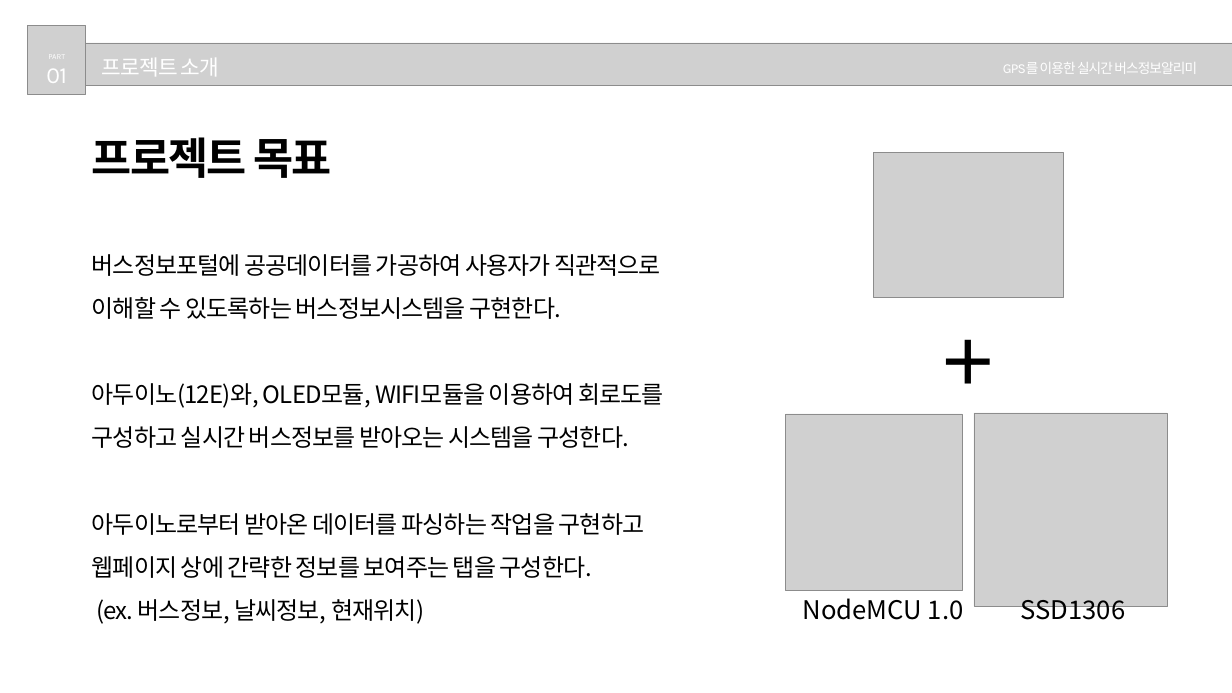
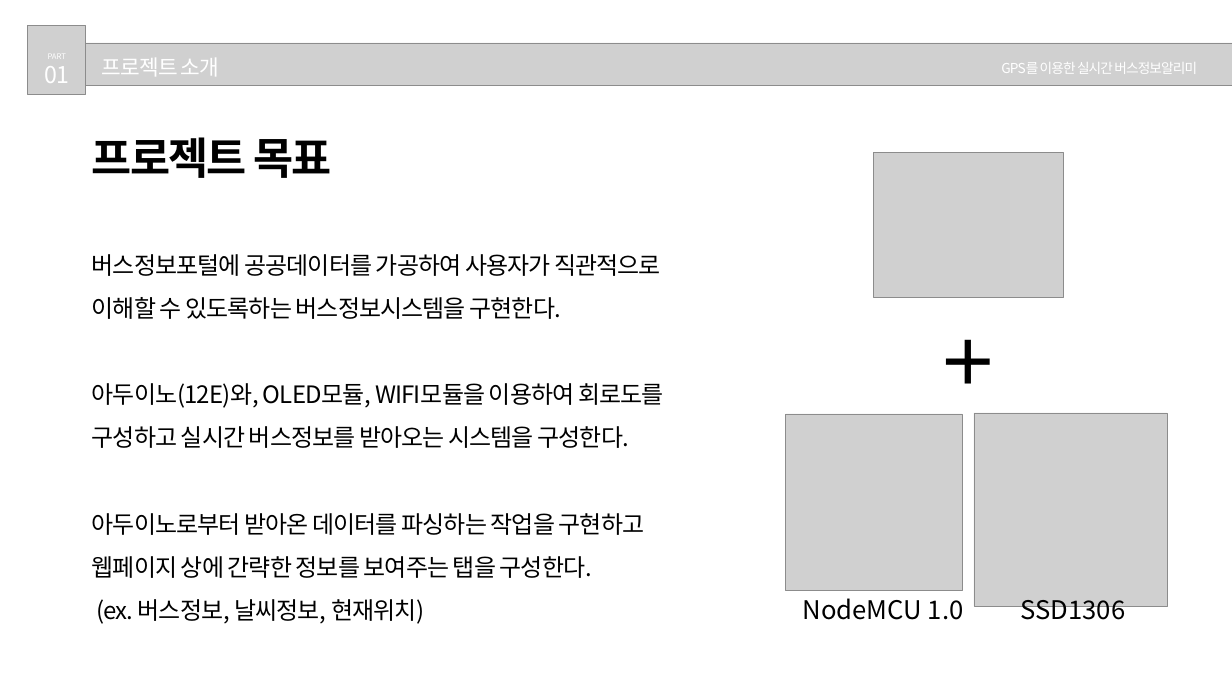
Before and after one commit to Hwan0808/Capstone_Project, a slide deck: slide 3 of 종합프로젝트설계_발표자료.pptx. Drawn at 1232x693 pixels with LibreOffice and Linux fonts; fonts in the diff are those of the drawing; grey boxes stand for pictures. Boxes give left, top, right and bottom in pixels: in the first picture for what was removed or moved away, otherwise in the second. Text is boxed around its words. In the diff, an @@ line names an element or a change of style, - is before the commit and + after.

```diff
--- a/종합프로젝트설계_발표자료.pptx
+++ b/종합프로젝트설계_발표자료.pptx
@@ text "01" at (44, 66, 69, 83): font Karla to Noto Sans CJK KR @@
@@ text "GPS를 이용한 실시간 버스정보알리미" at (1001, 62, 1197, 74): font Karla to Noto Sans CJK KR @@
```
Also in this commit, not shown: 3 other slides changed.
